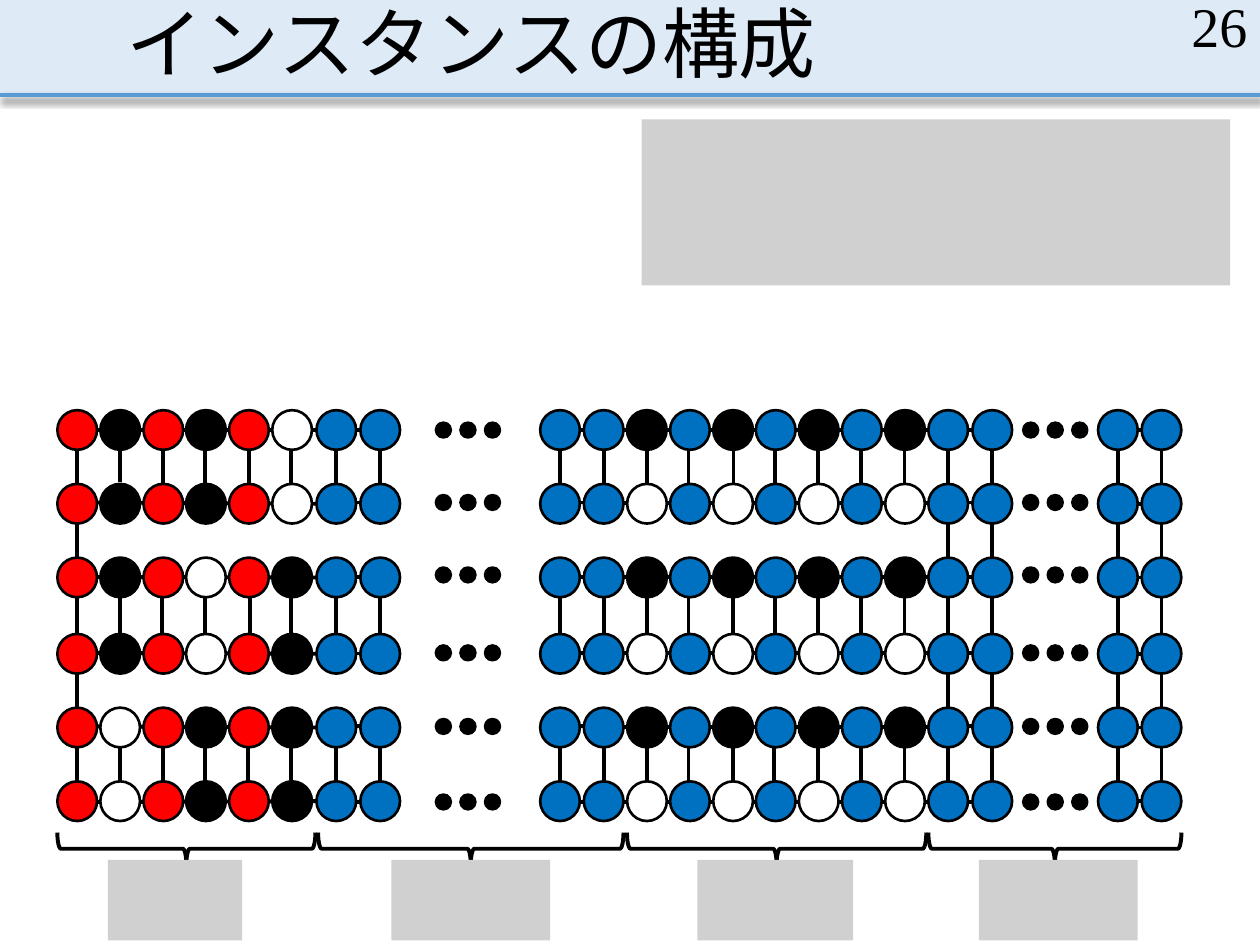
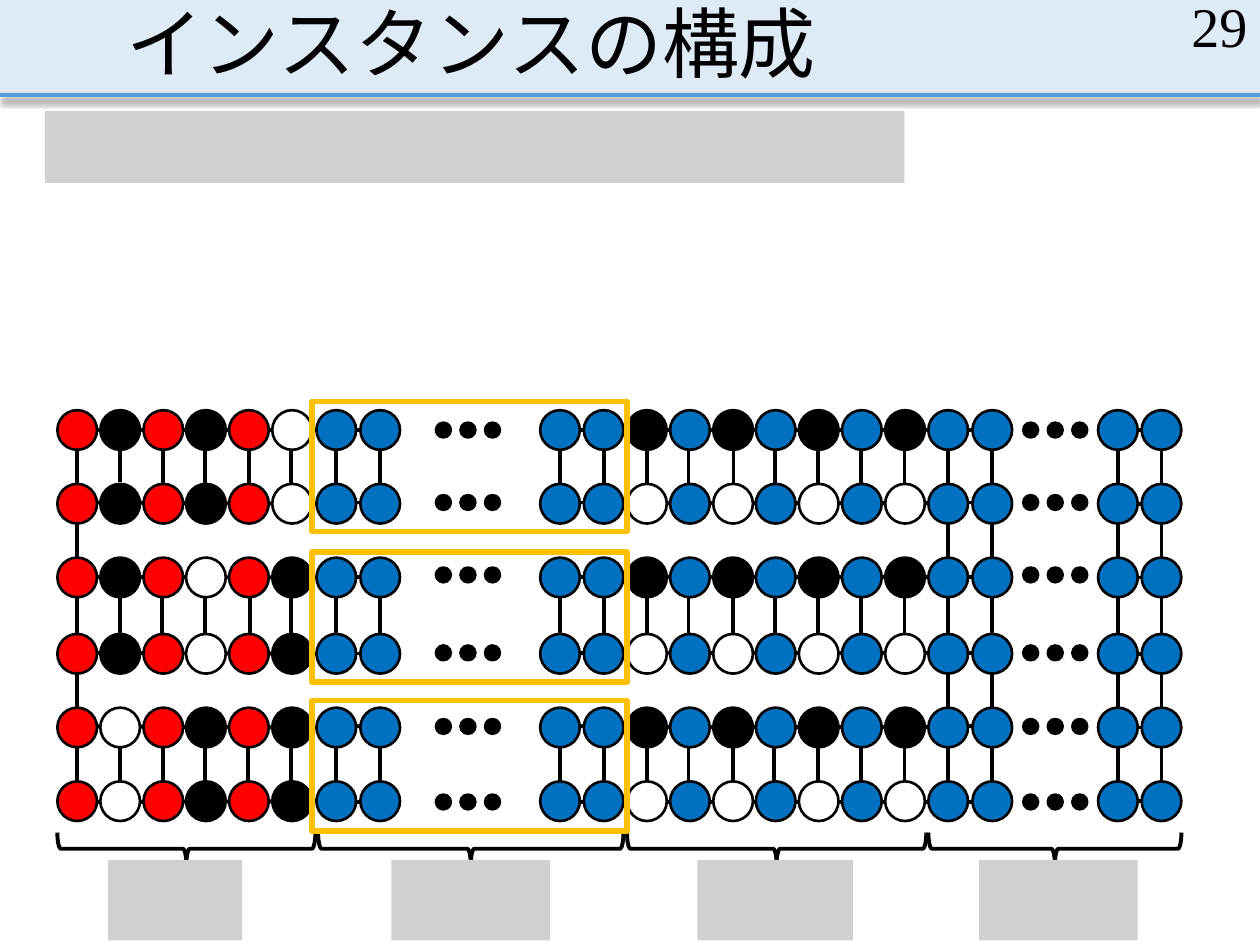
Before and after one commit to MasayaOda/SR, a slide deck: slide 29 of 190207oda.pptx (slide 26 before the commit). Drawn at 1260x945 pixels with LibreOffice and Linux fonts; fonts in the diff are those of the drawing; grey boxes stand for pictures. Boxes give left, top, right and bottom in pixels: in the first picture for what was removed or moved away, otherwise in the second. Text is boxed around its words. In the diff, an @@ line names an element or a change of style, - is before the commit and + after.

```diff
--- a/190207oda.pptx
+++ b/190207oda.pptx
@@ page number at box(1191, 10, 1247, 48): text changed @@
-26
+29
@@ picture added at box(45, 111, 905, 183) @@
@@ picture removed at box(641, 120, 1230, 286) @@
@@ rectangle added at box(312, 401, 627, 530), outline #FFC000 3 pt @@
@@ rectangle added at box(312, 552, 627, 682), outline #FFC000 3 pt @@
@@ rectangle added at box(312, 701, 627, 830), outline #FFC000 3 pt @@
```
Also in this commit, not shown: 2 other slides changed, 4 slides added.
